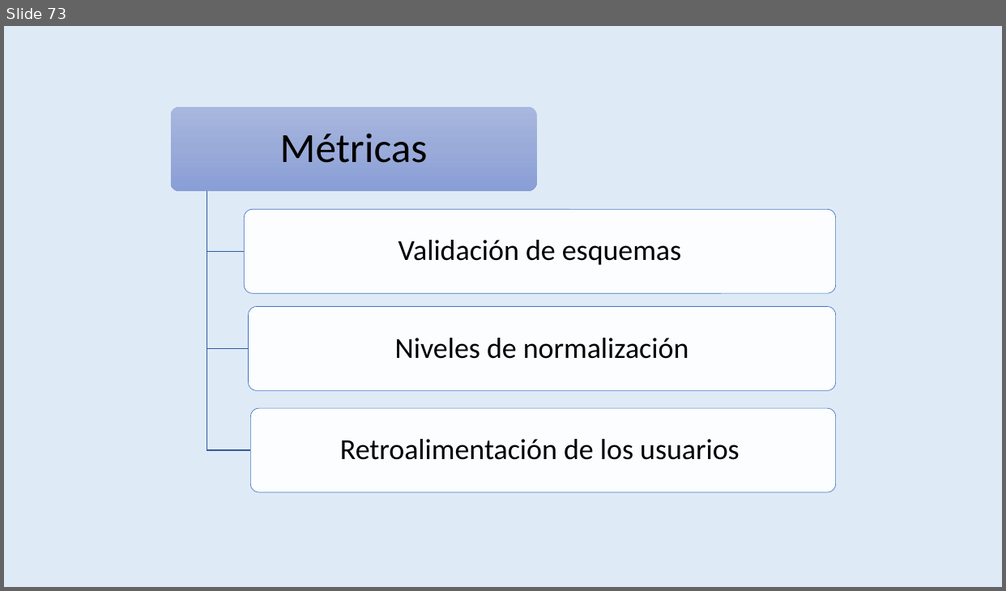
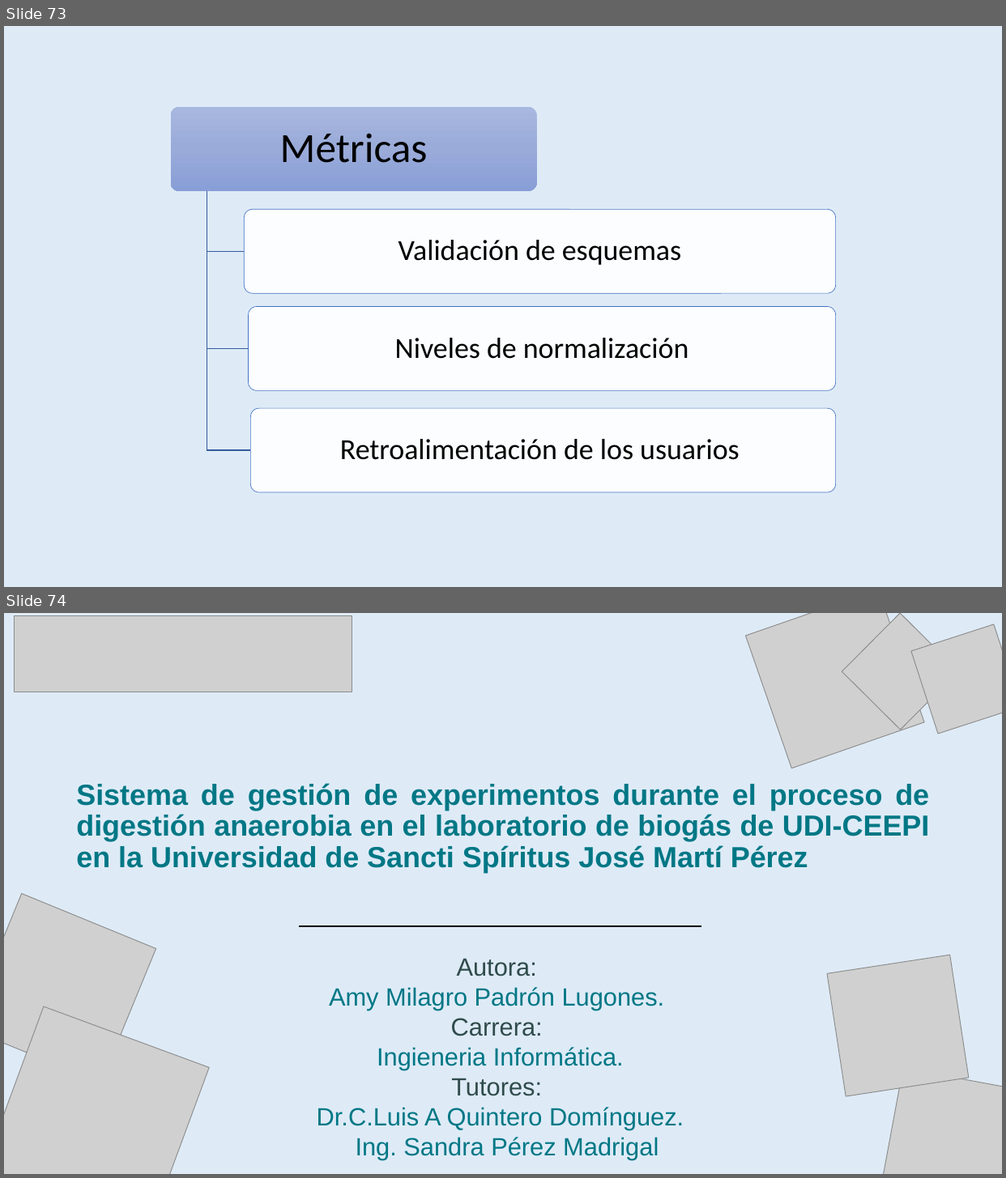
Before and after one commit to amypadron/prower_tesis, a slide deck: Digestión anaerobía.Original.pptx. Shown one above the other, each under a label of ours: slide 73 before the commit, slides 73 and 74 after it. The pictures are 1006x591 and 1006x1178 pixels, drawn with LibreOffice and Linux fonts; fonts in the diff are those of the drawing; grey boxes stand for pictures. Boxes give left, top, right and bottom in pixels: in the first picture for what was removed or moved away, otherwise in the second. Text is boxed around its words. In the diff, an @@ line names an element or a change of style, - is before the commit and + after.

```diff
--- a/Digestión anaerobía.Original.pptx
+++ b/Digestión anaerobía.Original.pptx
@@ slide 74 added at <box>4,613,1002,1174</box>, background #DEEBF7 @@
@@ picture added at <box>14,616,351,692</box> @@
@@ picture added at <box>745,613,924,769</box> @@
@@ picture added at <box>842,613,958,730</box> @@
@@ picture added at <box>911,624,1002,734</box> @@
@@ text added at <box>76,783,929,873</box>, 28 pt, text #007785, bold @@
+Sistema de gestión de experimentos durante el proceso de digestión anaerobia en el laboratorio de biogás de UDI-CEEPI en la Universidad de Sancti Spíritus José Martí Pérez
@@ picture added at <box>4,894,155,1084</box> @@
@@ line added from (299, 926) to (701, 926), #000000 1.5 pt @@
@@ text added at <box>317,959,684,1160</box>, 24 pt, text #007785 @@
+Autora:
+Amy Milagro Padrón Lugones.
+Carrera:
+Ingieneria Informática.
+Tutores:
+Dr.C.Luis A Quintero Domínguez.
+Ing. Sandra Pérez Madrigal
@@ picture added at <box>827,956,969,1097</box> @@
@@ picture added at <box>4,1007,210,1174</box> @@
@@ picture added at <box>878,1069,1002,1174</box> @@
```
Also in this commit, not shown: 3 slides changed.
